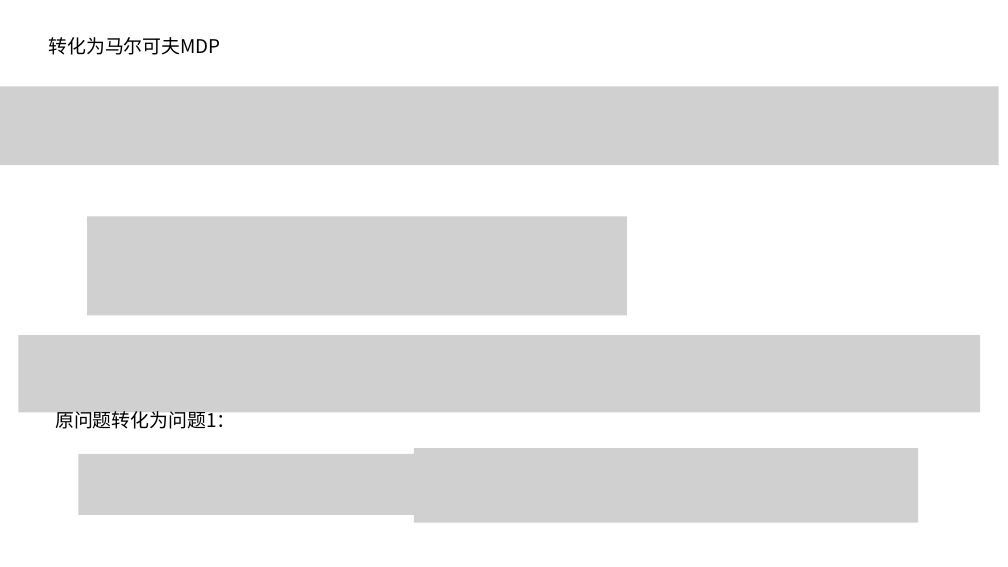
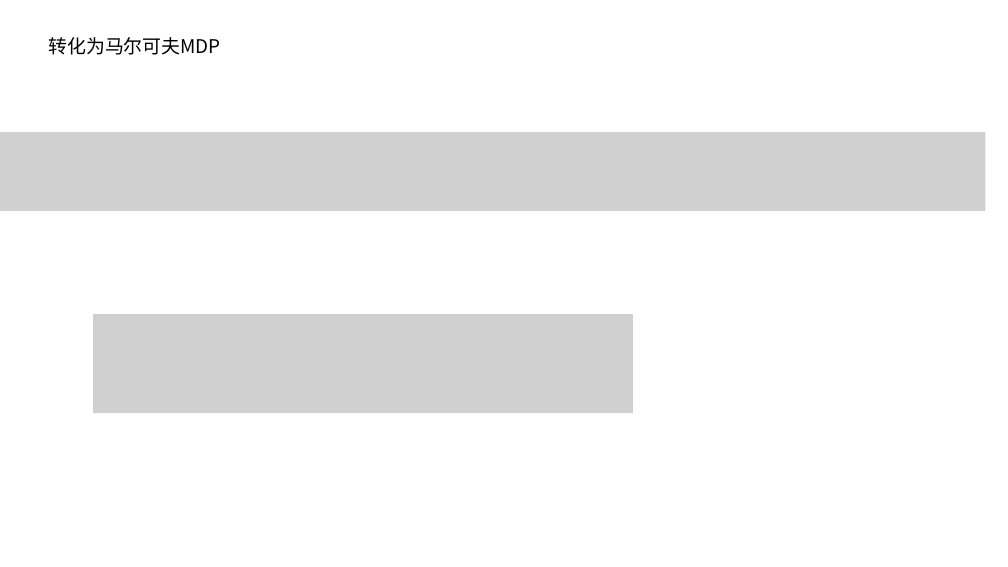
Before and after one commit to JinPeng-Zhang/RMAB, a slide deck: slide 9 of PPT/算法整理.pptx (slide 6 before the commit). Drawn at 1008x567 pixels with LibreOffice and Linux fonts; fonts in the diff are those of the drawing; grey boxes stand for pictures. Boxes give left, top, right and bottom in pixels: in the first picture for what was removed or moved away, otherwise in the second. Text is boxed around its words. In the diff, an @@ line names an element or a change of style, - is before the commit and + after.

```diff
--- a/PPT/算法整理.pptx
+++ b/PPT/算法整理.pptx
@@ picture: place and size @@
-picture at box(0, 86, 999, 165)
+picture at box(0, 132, 986, 211)
@@ picture removed at box(87, 216, 627, 315) @@
@@ picture added at box(93, 314, 633, 413) @@
@@ picture removed at box(18, 335, 980, 412) @@
@@ text removed at box(55, 411, 236, 429) @@
-原问题转化为问题1：
@@ picture removed at box(414, 448, 919, 523) @@
@@ picture removed at box(79, 454, 583, 516) @@
```
Also in this commit, not shown: 13 other slides changed, 7 slides added, 9 other files.
